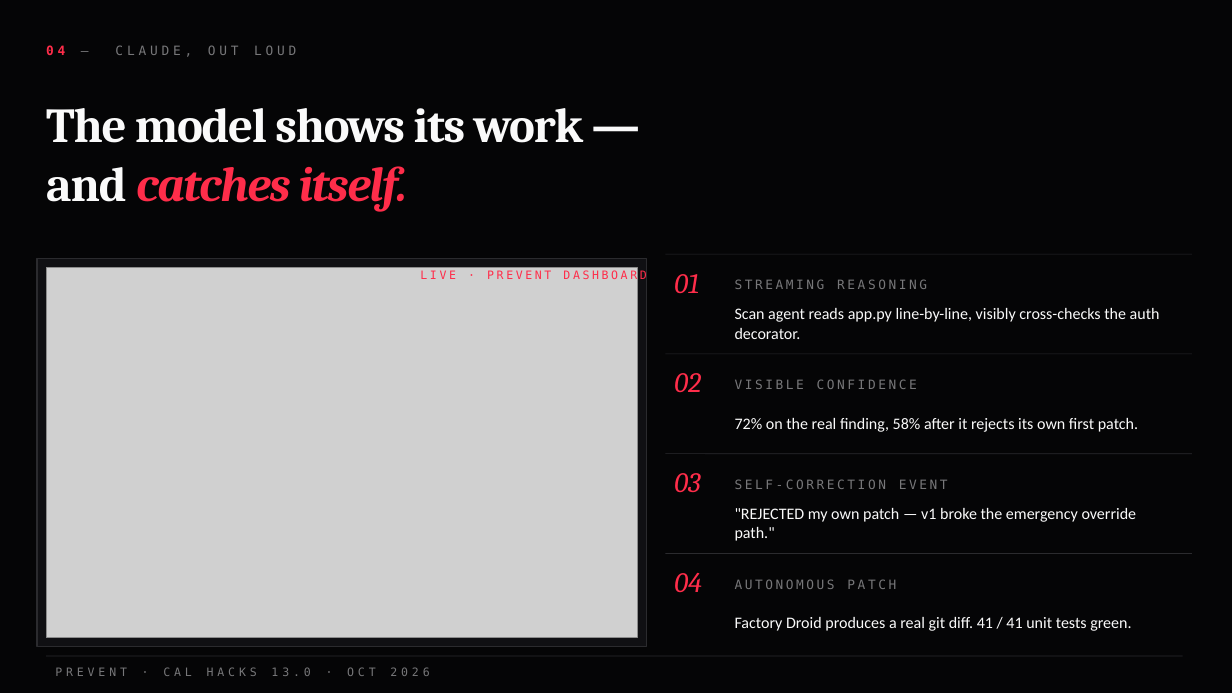
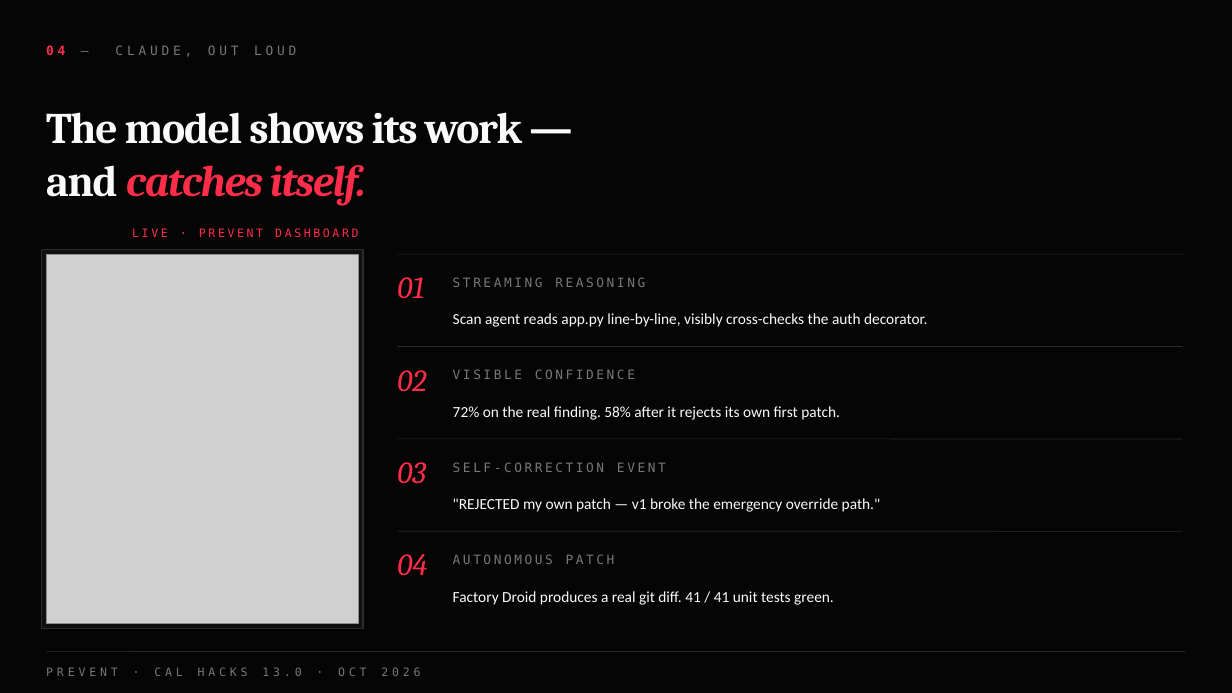
Before and after one commit to Sanjavan7/PreVent, a slide deck: slide 5 of deck/PreVent-pitch.pptx. Drawn at 1232x693 pixels with LibreOffice and Linux fonts; fonts in the diff are those of the drawing; grey boxes stand for pictures. Boxes give left, top, right and bottom in pixels: in the first picture for what was removed or moved away, otherwise in the second. Text is boxed around its words. In the diff, an @@ line names an element or a change of style, - is before the commit and + after.

```diff
--- a/deck/PreVent-pitch.pptx
+++ b/deck/PreVent-pitch.pptx
@@ text "The model shows its work ..." at box(46, 112, 522, 206): size 38 to 34 pt @@
@@ text "LIVE · PREVENT DASHBOARD": place and size @@
-text "LIVE · PREVENT DASHBOARD" at box(420, 270, 646, 282)
+text "LIVE · PREVENT DASHBOARD" at box(132, 228, 358, 237)
@@ rectangle: place and size @@
-rectangle at box(37, 259, 647, 647)
+rectangle at box(42, 250, 363, 628)
@@ picture: place and size @@
-picture at box(46, 268, 638, 638)
+picture at box(46, 254, 359, 624)
@@ text "01": place and size @@
-text "01" at box(674, 274, 699, 294)
+text "01" at box(397, 277, 424, 299)
@@ text "STREAMING REASONING": place and size @@
-text "STREAMING REASONING" at box(735, 279, 927, 289)
+text "STREAMING REASONING" at box(453, 277, 645, 287)
@@ text "Scan agent reads app.py line-by-line, ...": place and size @@
-text "Scan agent reads app.py line-by-line, ..." at box(735, 308, 1160, 339)
+text "Scan agent reads app.py line-by-line, ..." at box(453, 313, 927, 327)
@@ text "02": place and size @@
-text "02" at box(674, 373, 701, 393)
+text "02" at box(397, 370, 426, 392)
@@ line moved from (665, 354) - (1192, 354) to (397, 347) - (1183, 347) @@
@@ text "VISIBLE CONFIDENCE": place and size @@
-text "VISIBLE CONFIDENCE" at box(735, 379, 917, 389)
+text "VISIBLE CONFIDENCE" at box(453, 369, 635, 379)
@@ text at box(453, 406, 840, 420): text changed; size 12.5 to 12 pt @@
-72% on the real finding, 58% after it rejects its own first patch.
+72% on the real finding. 58% after it rejects its own first patch.
@@ text "03": place and size @@
-text "03" at box(674, 473, 700, 493)
+text "03" at box(397, 462, 426, 484)
@@ line moved from (665, 454) - (1192, 454) to (397, 439) - (1183, 439) @@
@@ text "SELF-CORRECTION EVENT": place and size @@
-text "SELF-CORRECTION EVENT" at box(735, 479, 948, 489)
+text "SELF-CORRECTION EVENT" at box(453, 462, 666, 472)
@@ text ""REJECTED my own patch — ...": place and size @@
-text ""REJECTED my own patch — ..." at box(735, 508, 1137, 541)
+text ""REJECTED my own patch — ..." at box(453, 498, 881, 512)
@@ line moved from (665, 554) - (1192, 554) to (397, 531) - (1183, 531) @@
@@ size 22 to 24 pt in 4 elements at box(397, 370, 426, 392), box(397, 277, 424, 299), box(397, 462, 426, 484), box(397, 554, 427, 576) @@
@@ text "04": place and size @@
-text "04" at box(674, 573, 702, 593)
+text "04" at box(397, 554, 427, 576)
@@ text "AUTONOMOUS PATCH": place and size @@
-text "AUTONOMOUS PATCH" at box(735, 579, 896, 589)
+text "AUTONOMOUS PATCH" at box(453, 554, 615, 564)
@@ size 12.5 to 12 pt in 3 elements at box(453, 313, 927, 327), box(453, 498, 881, 512), box(453, 591, 834, 605) @@
@@ text "Factory Droid produces a real ...": place and size @@
-text "Factory Droid produces a real ..." at box(735, 617, 1131, 631)
+text "Factory Droid produces a real ..." at box(453, 591, 834, 605)
@@ text "PREVENT · CAL HACKS 13.0 ...": place and size @@
-text "PREVENT · CAL HACKS 13.0 ..." at box(55, 667, 429, 676)
+text "PREVENT · CAL HACKS 13.0 ..." at box(46, 667, 420, 676)
@@ line moved from (46, 656) - (1183, 656) to (46, 652) - (1186, 652) @@
```
Also in this commit, not shown: 8 other slides changed.
